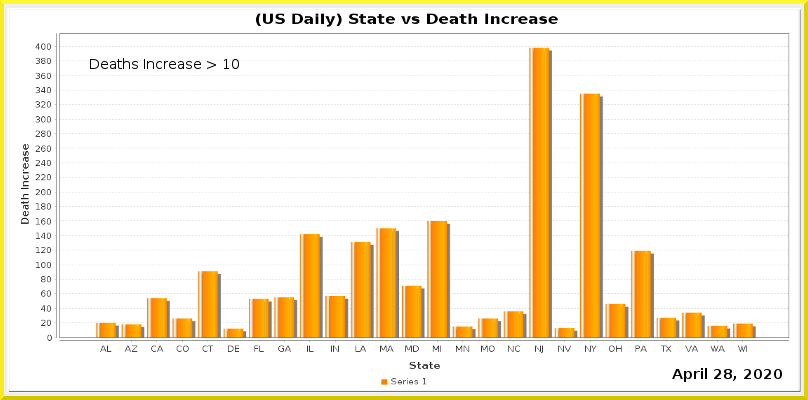
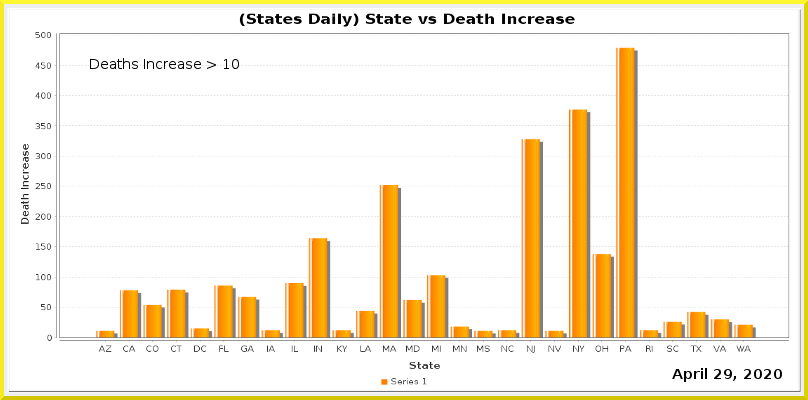
Layered file, before and after one edit (808 x 400). Changes by layer:
painted on "Current Date" over [left=724, top=369, right=732, bottom=379]
painted on "Date_vs_TestIncrease.png" over [left=35, top=13, right=789, bottom=353]
